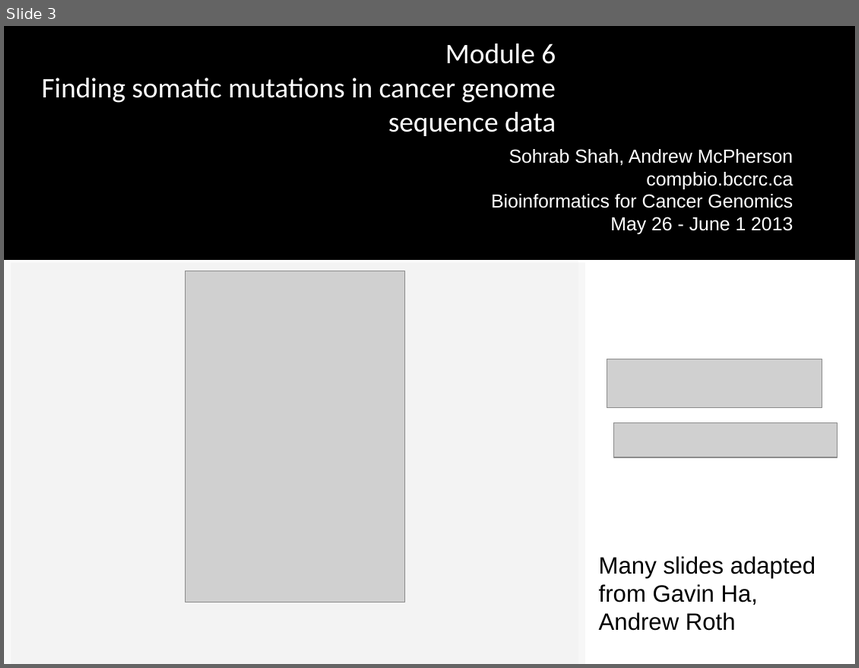
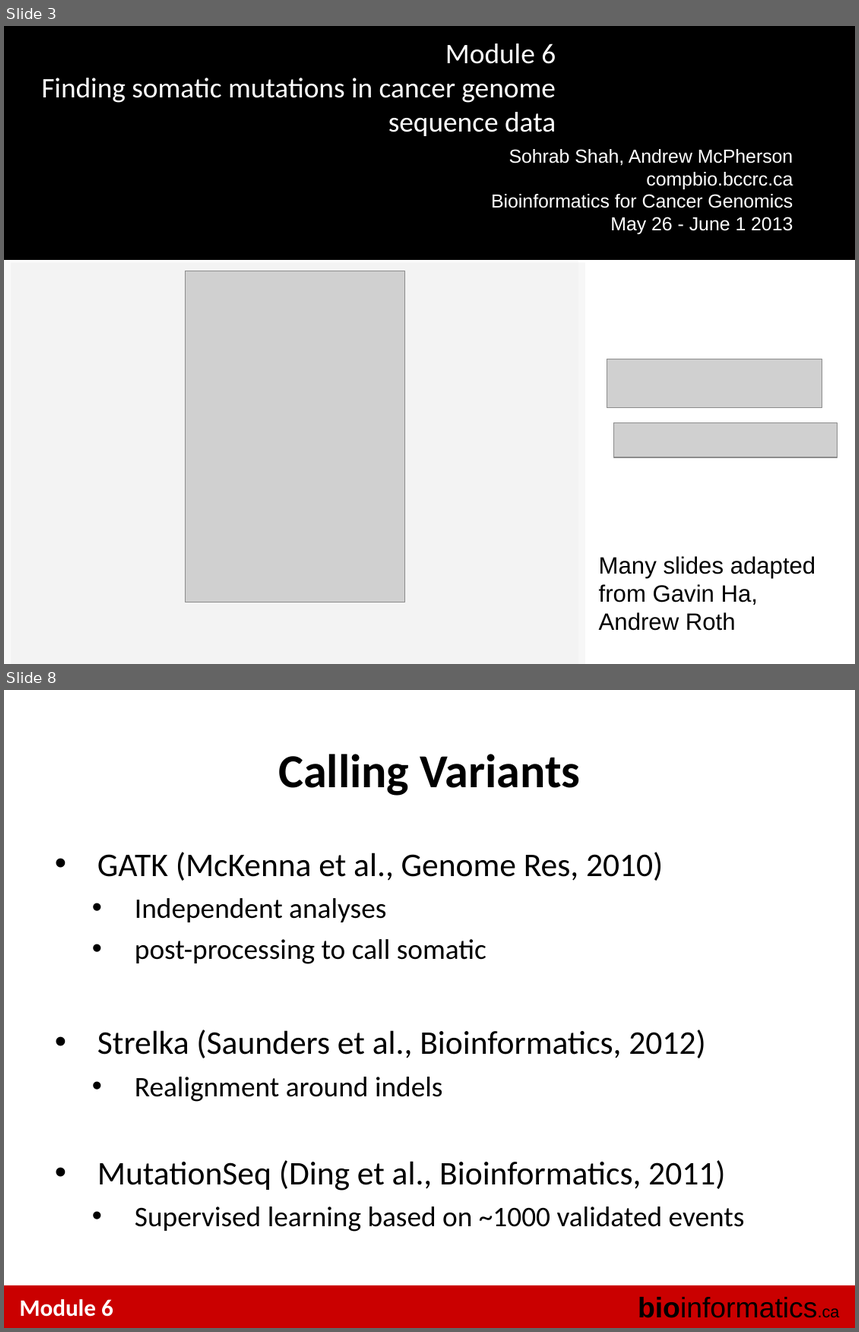
Before and after one commit to tinyheero/BICG-2016, a slide deck: snvs/content/BiCG_2012_Module6_Lab_shah.ppt. Shown one above the other, each under a label of ours: slide 3 before the commit, slides 3 and 8 after it; the slides between them are not shown. The pictures are 859x668 and 859x1332 pixels, drawn with LibreOffice and Linux fonts; fonts in the diff are those of the drawing; grey boxes stand for pictures; background and template pictures are left out. Boxes give left, top, right and bottom in pixels: in the first picture for what was removed or moved away, otherwise in the second. Text is boxed around its words. In the diff, an @@ line names an element or a change of style, - is before the commit and + after.

```diff
--- a/snvs/content/BiCG_2012_Module6_Lab_shah.ppt
+++ b/snvs/content/BiCG_2012_Module6_Lab_shah.ppt
@@ slide 8 added at [4, 690, 855, 1328], background #FFFFFF @@
@@ text added at [278, 754, 580, 796], 40 pt, text #000000, bold @@
+Calling Variants
@@ text added at [97, 852, 745, 1232], 28 pt, text #000000 @@
+• GATK (McKenna et al., Genome Res, 2010)
+  • Independent analyses
+  • post-processing to call somatic
+• Strelka (Saunders et al., Bioinformatics, 2012)
+  • Realignment around indels
+• MutationSeq (Ding et al., Bioinformatics, 2011)
+  • Supervised learning based on ~1000 validated events
@@ rectangle added at [4, 1286, 855, 1328], fill #CA0000 @@
@@ text added at [19, 1300, 113, 1317], 20 pt, text #FFFFFF, bold @@
+Module 6
@@ text added at [638, 1297, 840, 1319], 24 pt, text #000000 @@
+bioinformatics.ca
```
Also in this commit, not shown: 15 slides changed, 3 other slides added, 8 slides removed.
